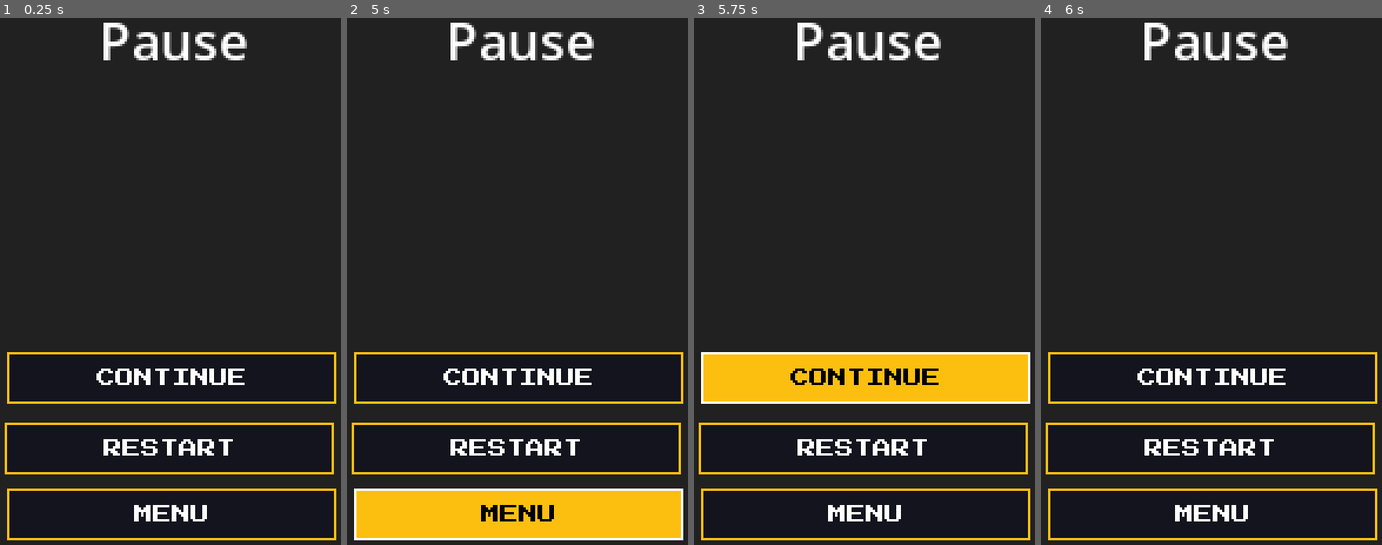
Above: before the commit, frames 1-4 (left to right).
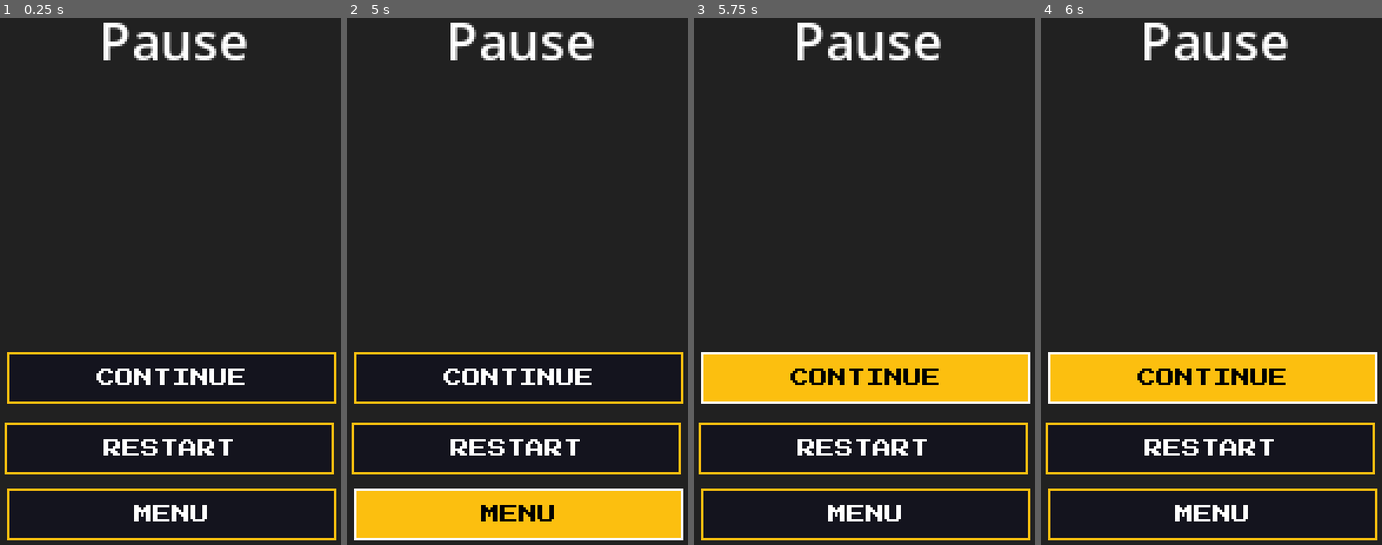
Above: after the commit, the same moments.

Repository: GianluccaPaiva/ExcitebikeTrabalhoDevGame
Game: Godot game, scene res://scenes/ui/pause.tscn
Two runs of this game, one before a commit and one after it. Both use one fixed random seed, a clock stepped at 60 frames per second and the inputs below. This scene is started directly instead of the project's main scene.
Inputs (mouse positions are in pixels of both pictures, inside the frame that each line leads up to):
- Up to frame 1 (0.25 s): no input
- Up to frame 2 (5 s): click (517, 450) at 0.5 s, where only the run before the commit has a clickable "RESTART"; click (517, 450) at 1.25 s, where only the run before the commit has a clickable "RESTART"; click (517, 450) at 2 s, where only the run before the commit has a clickable "RESTART"; click (517, 376) at 2.75 s, where only the run before the commit has a clickable "CONTINUE"; click (517, 376) at 3.5 s, where only the run before the commit has a clickable "CONTINUE"; click (517, 513) at 4.25 s, where only the run before the commit has a clickable "MENU"
- Up to frame 3 (5.75 s): move the mouse to (837, 397) at 5.02 s; hold S (inclinar_frente) from 5.03 s (still down); hold D (acelerar) from 5.03 s (still down)
- Up to frame 4 (6 s): keep holding S (inclinar_frente); move the mouse to (outside the picture) at 5.77 s; release D (acelerar) at 5.78 s; tap A (frear) at 5.85 s

Frames 1-3 are identical in both runs. In frame 4, 9.5% of the frame differs, in the area x 2-99%, y 63-74%.
Error before the commit: Invalid call. Nonexistent function 'change_scene' in base 'SceneTree'. (res://scripts/ui/pause.gd:17)

Commit message:
adição da iteratividade sound

Diff:
--- a/scenes/ui/pause.tscn
+++ b/scenes/ui/pause.tscn
@@ -2,6 +2,7 @@
 
 [ext_resource type="Script" uid="uid://cxv0kiopjkwwi" path="res://scripts/ui/pause.gd" id="1_k23cl"]
 [ext_resource type="FontFile" uid="uid://gaqhy3lqe8gk" path="res://assets/fonts/PressStart2P-Regular.ttf" id="1_xld5c"]
+[ext_resource type="PackedScene" uid="uid://udyyhxxn6tkp" path="res://scenes/ui/sounds.tscn" id="3_qgos8"]
 
 [sub_resource type="LabelSettings" id="LabelSettings_g4v7s"]
 font_size = 22
@@ -130,6 +131,8 @@
 
 "
 
+[node name="Sounds" parent="." unique_id=1546176675 instance=ExtResource("3_qgos8")]
+
 [connection signal="pressed" from="Continue" to="." method="_on_continue_pressed"]
 [connection signal="pressed" from="Restart" to="." method="_on_restart_pressed"]
 [connection signal="pressed" from="Menu" to="." method="_on_menu_pressed"]
--- a/scripts/ui/pause.gd
+++ b/scripts/ui/pause.gd
@@ -1,9 +1,10 @@
 extends Control
 
+@onready var sounds: Sounds = $Sounds
 
 # Called when the node enters the scene tree for the first time.
 func _ready() -> void:
-	pass # Replace with function body.
+	get_tree().paused = true
 
 
 # Called every frame. 'delta' is the elapsed time since the previous frame.
@@ -11,10 +12,16 @@
 	pass
 
 func _on_continue_pressed() -> void:
-	get_tree().change_scene("res://scenes/game.tscn")
+	if sounds:
+		await sounds.choice_select(0.25)
+	get_tree().paused = false
 
 func _on_restart_pressed() -> void:
-	get_tree().change_scene("res://scenes/game.tscn")
+	if sounds:
+		await sounds.choice_select(0.25)
+	get_tree().change_scene("res://scenes/levels/main_game.tscn")
 
 func _on_menu_pressed() -> void:
+	if sounds:
+		await sounds.choice_select(0.25)
 	get_tree().change_scene("res://scenes/menu.tscn")
